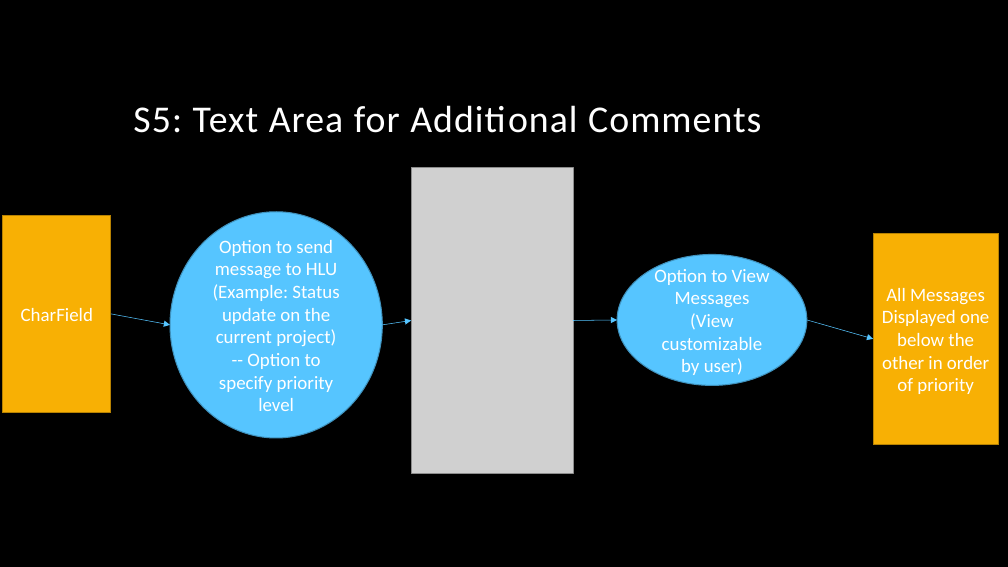
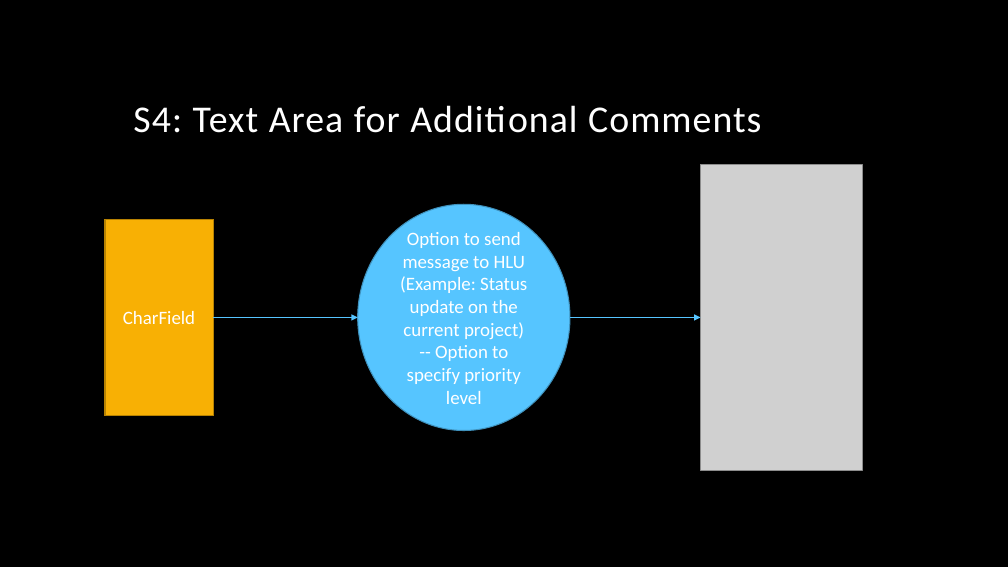
Before and after one commit to arnyboy101/InsemiTimeSheet, a slide deck: slide 5 of SubRoutine Diagrams/Time Tracker.pptx (slide 6 before the commit). Drawn at 1008x567 pixels with LibreOffice and Linux fonts; fonts in the diff are those of the drawing; grey boxes stand for pictures; background and template pictures are left out. Boxes give left, top, right and bottom in pixels: in the first picture for what was removed or moved away, otherwise in the second. Text is boxed around its words. In the diff, an @@ line names an element or a change of style, - is before the commit and + after.

```diff
--- a/SubRoutine Diagrams/Time Tracker.pptx
+++ b/SubRoutine Diagrams/Time Tracker.pptx
@@ title at box(133, 105, 761, 133): text changed @@
-S5: Text Area for Additional Comments
+S4: Text Area for Additional Comments
@@ picture: place and size @@
-picture at box(411, 168, 573, 474)
+picture at box(700, 165, 862, 471)
@@ ellipse "Option to send message to ...": place and size @@
-ellipse "Option to send message to ..." at box(170, 212, 383, 438)
+ellipse "Option to send message to ..." at box(358, 204, 570, 430)
@@ rectangle "CharField": place and size @@
-rectangle "CharField" at box(3, 216, 111, 412)
+rectangle "CharField" at box(105, 219, 213, 416)
@@ rectangle removed at box(873, 234, 998, 445) @@
-All Messages Displayed one below the other in order of priority
@@ ellipse removed at box(617, 255, 807, 386) @@
-Option to View Messages
-(View customizable by user)
@@ arrow moved from (111, 314) - (170, 325) to (213, 318) - (358, 318) @@
@@ arrow moved from (383, 325) - (411, 321) to (570, 318) - (700, 318) @@
@@ arrow removed from (573, 321) to (617, 320) @@
@@ arrow removed from (807, 320) to (873, 339) @@
```
Also in this commit, not shown: 5 other slides changed.
